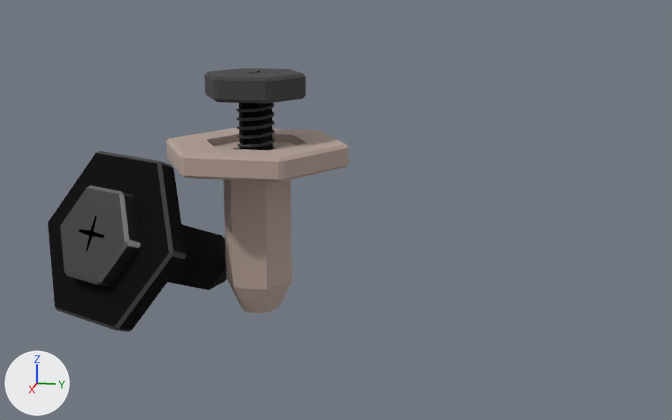
A saved change to the FBX model Assets/Art/Interactables/Resources (CRAFT)/SM_Int_Rivets.fbx.
The view is the same before and after, from a 50 mm camera at (1.407, 0.411, 0.523) aimed at (-0.05, 0.119, 0.159). The lights are fixed; the arrows at lower left show +X, +Y and +Z. The picture after the commit comes second. Where no turn or scale is listed for an object, it has been applied to the vertices. Vertices at exactly the same position are counted once.

The first picture shows 'SM_Int_Rivert'.
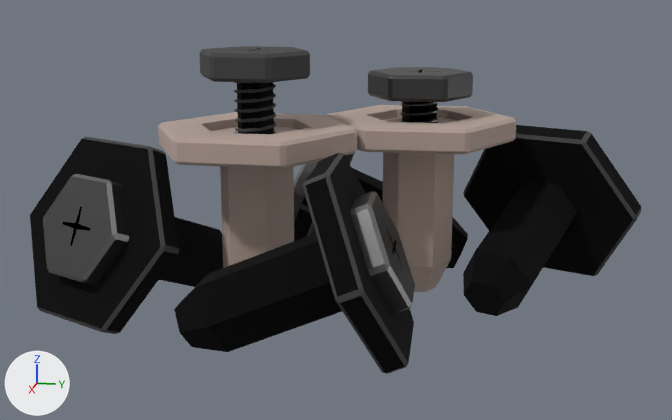
Boxes (x1, y1, x2, y2) around the edits, measured in the pictures (672 x 420 px; the box of a moved part takes in the faces that stretch with it):
'SM_Int_Rivert', reshaped (103% wider, 24% taller): before (48, 68, 349, 332); after (30, 46, 641, 374)
part 1 of me_circle_002, moved or reshaped: before (48, 151, 227, 332); after (30, 137, 223, 334)
part 2 of me_circle_002, moved or reshaped: before (60, 186, 140, 287); after (43, 174, 129, 285)
part 3 of me_circle_002, moved or reshaped: before (166, 128, 349, 314); after (158, 112, 357, 268)
part 4 of me_circle_002, moved or reshaped: before (236, 103, 275, 150); after (234, 82, 276, 134)
part 5 of me_circle_002, added: after (350, 191, 415, 314)
part 6 of me_circle_002, added: after (174, 153, 414, 374)
part 7 of me_circle_002, added: after (463, 125, 641, 316)
part 8 of me_circle_002, added: after (326, 105, 516, 292)
part 9 of me_circle_002, added: after (368, 67, 473, 123)
part 10 of me_circle_002, added: after (400, 102, 439, 123)
part 11 of me_circle_002, added (mostly hidden): after (294, 154, 468, 268)
part 12 of me_circle_002, added: after (294, 161, 318, 215)
part 13 of me_circle_002, moved or reshaped: before (204, 68, 306, 150); after (199, 46, 310, 134)

Diff of the bpy script that builds the scene:
```diff
--- a/Assets/Art/Interactables/Resources (CRAFT)/SM_Int_Rivets.fbx.py
+++ b/Assets/Art/Interactables/Resources (CRAFT)/SM_Int_Rivets.fbx.py
@@ me_circle_002 @@
-me_circle_002.from_pydata(...)  # 1571 vertices, 1584 faces; spans x -0.149..0.176, y -0.351..0.149, z 0.0..0.385
+me_circle_002.from_pydata(...)  # 3554 vertices, 3594 faces; spans x -0.442..0.318, y -0.381..0.619, z 0.0..0.42
+# me_circle_002 part 1: the loose piece of 78 vertices spanning x -0.149..0.176, y -0.351..-0.072, z 0.001..0.256 is scaled about its middle by (1.08, 1.08, 1.09), then moved by (0.001, -0.018, 0.012)
+# me_circle_002 part 2: the loose piece of 128 vertices spanning x -0.068..0.163, y -0.301..-0.12, z 0.042..0.211 is scaled about its middle by (1.08, 1.08, 1.09), then moved by (0.004, -0.018, 0.011)
+# me_circle_002 part 3: the loose piece of 78 vertices spanning x -0.134..0.133, y -0.149..0.149, z 0.0..0.277 is scaled about the mesh origin by (1.08, 1.08, 1.09)
+# me_circle_002 part 4: the loose piece of 1159 vertices spanning x -0.031..0.03, y -0.03..0.03, z 0.175..0.345 is scaled about the mesh origin by (1.08, 1.08, 1.09)
+# me_circle_002 part 5: the loose piece of 128 vertices spanning x -0.068..0.163, y -0.301..-0.12, z 0.042..0.211 is copied, and the copy is turned 120 degrees about the z axis through its middle and scaled by 1.09, then moved by (0.128, 0.373, 0.011); it spans x 0.066..0.242, y 0.021..0.275, z 0.046..0.23
+# me_circle_002 part 6: the loose piece of 78 vertices spanning x -0.149..0.176, y -0.351..-0.072, z 0.001..0.256 is copied, and the copy is multiplied about its middle by the matrix ((-0.541, -0.937, 0.0), (0.939, -0.542, 0.0), (0.0, 0.0, 1.091)), then moved by (0.181, 0.344, 0.012); it spans x -0.006..0.318, y -0.075..0.275, z 0.001..0.279
+# me_circle_002 part 7: the loose piece of 78 vertices spanning x -0.149..0.176, y -0.351..-0.072, z 0.001..0.256 is copied, and the copy is multiplied about its middle by the matrix ((-1.08, 0.066, 0.0), (-0.066, -1.082, 0.0), (0.0, 0.0, 1.091)), then moved by (-0.202, 0.681, 0.012); it spans x -0.361..-0.007, y 0.31..0.619, z 0.001..0.279
+# me_circle_002 part 8: the loose piece of 78 vertices spanning x -0.134..0.133, y -0.149..0.149, z 0.0..0.277 is copied, and the copy is multiplied about its middle by the matrix ((-1.08, 0.066, 0.0), (-0.066, -1.082, 0.0), (0.0, 0.0, 1.091)), then moved by (-0.158, 0.241, 0.013); it spans x -0.308..-0.01, y 0.08..0.402, z 0.0..0.302
+# me_circle_002 part 9: the loose piece of 128 vertices spanning x -0.074..0.073, y -0.081..0.081, z 0.174..0.385 is copied, and the copy is turned -176.5 degrees about the z axis through its middle and scaled by 1.09, then moved by (-0.158, 0.241, -0.017), in mat_m_metallic (picture img_atlas_png); it spans x -0.24..-0.077, y 0.154..0.329, z 0.147..0.377
+# me_circle_002 part 10: the loose piece of 1159 vertices spanning x -0.031..0.03, y -0.03..0.03, z 0.175..0.345 is copied, and the copy is turned -176.5 degrees about the z axis through its middle and scaled by 1.09, then moved by (-0.159, 0.241, -0.019), in mat_m_metallic (picture img_atlas_png); it spans x -0.192..-0.126, y 0.209..0.273, z 0.148..0.334
+# me_circle_002 part 11: the loose piece of 78 vertices spanning x -0.149..0.176, y -0.351..-0.072, z 0.001..0.256 is copied, and the copy is multiplied about its middle by the matrix ((0.516, 0.951, 0.0), (-0.953, 0.517, 0.0), (0.0, 0.0, 1.091)), then moved by (-0.332, 0.329, 0.012); it spans x -0.442..-0.12, y -0.026..0.323, z 0.001..0.279
+# me_circle_002 part 12: the loose piece of 128 vertices spanning x -0.068..0.163, y -0.301..-0.12, z 0.042..0.211 is copied, and the copy is turned -61.5 degrees about the z axis through its middle and scaled by 1.09, then moved by (-0.347, 0.296, 0.011); it spans x -0.368..-0.192, y -0.026..0.227, z 0.046..0.23
+# me_circle_002 part 13: 2 vertices moved within x -0.001, y -0.029..0.029, z 0.378; 126 vertices removed from x -0.074..0.073, y -0.081..0.081, z 0.174..0.385; 126 vertices added at x -0.08..0.079, y -0.087..0.087, z 0.19..0.42
+# other edits to the shape of me_circle_002 do not show in these pictures
 me_circle_002.materials.append(mat_m_roughness)
```
